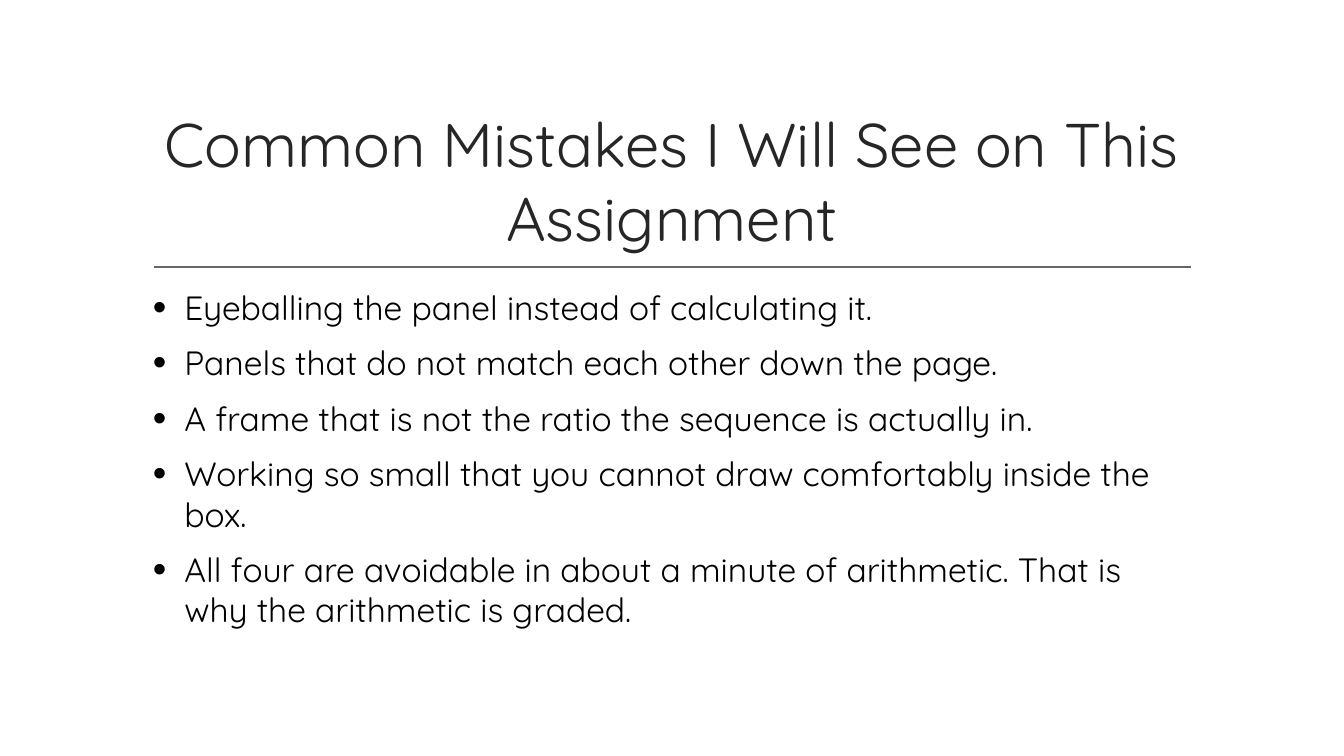
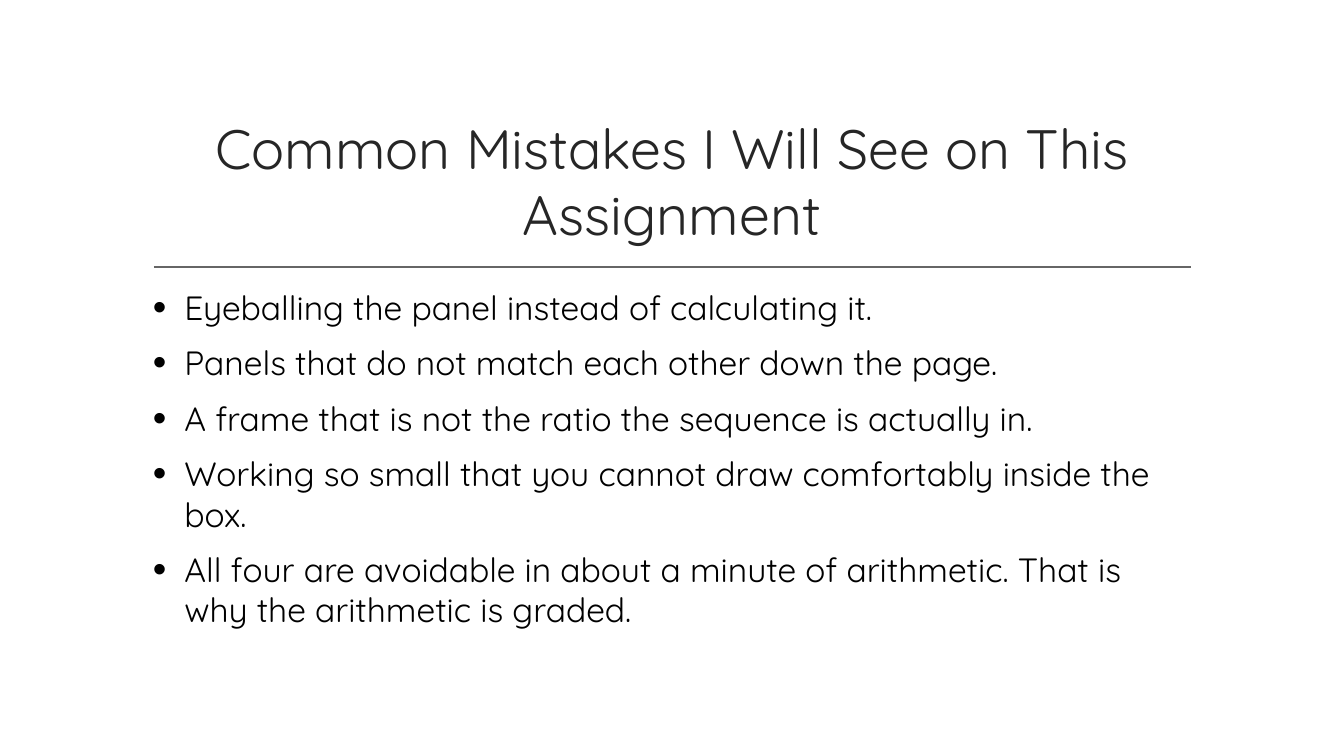
Before and after one commit to dcoes/Classes, a slide deck: slide 33 of Storyboarding/NewLectures/02_AspectRatios_REVISED.pptx. Drawn at 1344x756 pixels with LibreOffice and Linux fonts; fonts in the diff are those of the drawing; background and template pictures are left out. Boxes give left, top, right and bottom in pixels: in the first picture for what was removed or moved away, otherwise in the second. Text is boxed around its words. In the diff, an @@ line names an element or a change of style, - is before the commit and + after.

```diff
--- a/Storyboarding/NewLectures/02_AspectRatios_REVISED.pptx
+++ b/Storyboarding/NewLectures/02_AspectRatios_REVISED.pptx
@@ title "Common Mistakes I Will See ..." at [216, 128, 1129, 246]: size 44 to 39.6 pt @@
```
Also in this commit, not shown: 7 other slides changed.
